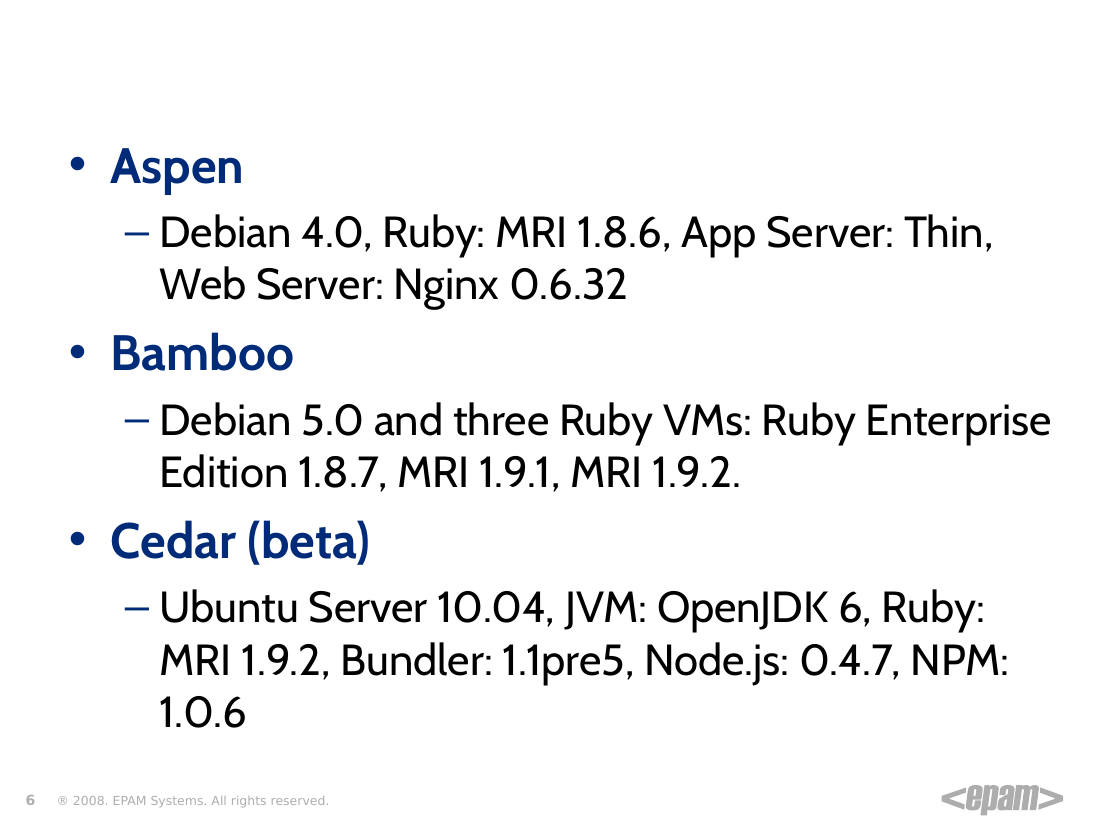
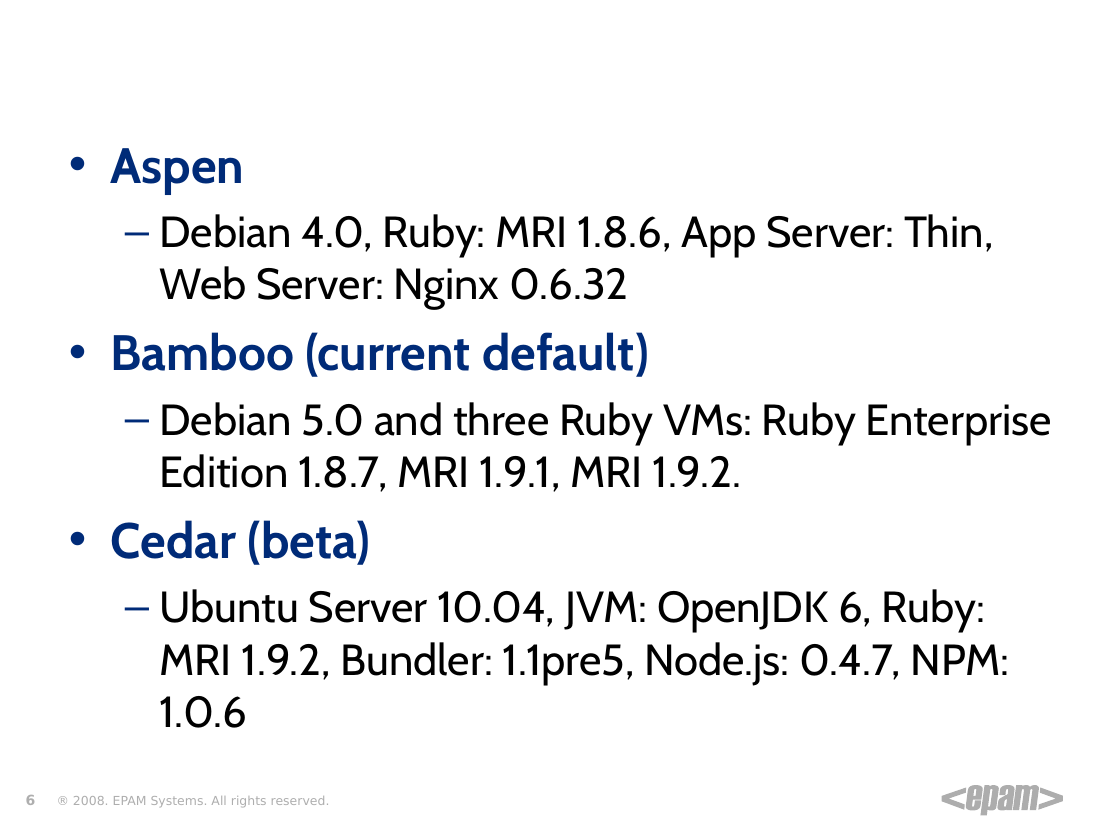
Before and after one commit to zgorbe/Heroku-HelloWorld, a slide deck: slide 6 of Heroku.ppt. Drawn at 1120x840 pixels with LibreOffice and Linux fonts; fonts in the diff are those of the drawing; background and template pictures are left out. Boxes give left, top, right and bottom in pixels: in the first picture for what was removed or moved away, otherwise in the second. Text is boxed around its words. In the diff, an @@ line names an element or a change of style, - is before the commit and + after.

```diff
--- a/Heroku.ppt
+++ b/Heroku.ppt
@@ text at [111,332,649,377]: text changed @@
-• Bamboo
+• Bamboo (current default)
```
Also in this commit, not shown: 11 other slides changed, 2 slides added, 1 other file.
